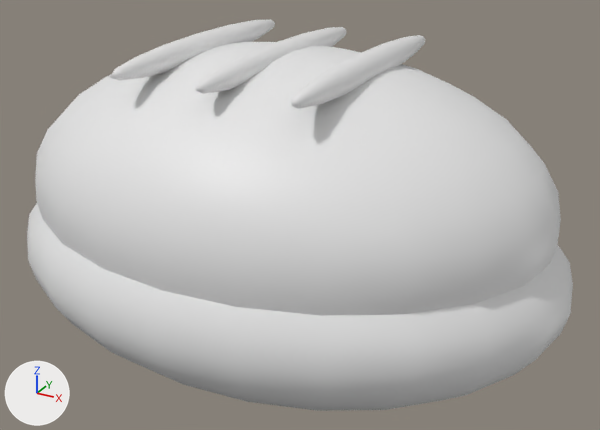
Two versions of the glTF model models/bread_burnt_unity.glb, one commit apart.
Before and after are seen from a camera (50 mm lens) standing at (0.615, -1.062, 0.77) and looking at (0.028, 0.006, 0.236). Arrows for +X, +Y and +Z are at lower left; the lights stay in place. The first picture is the older version. Where no turn or scale is listed for an object, it has been applied to the vertices.

In view in the first picture: 'Cream bun domed top', 'Cream bun lower crust', 'Cream bun score', 'Cream bun score.001', 'Cream bun score.002'.
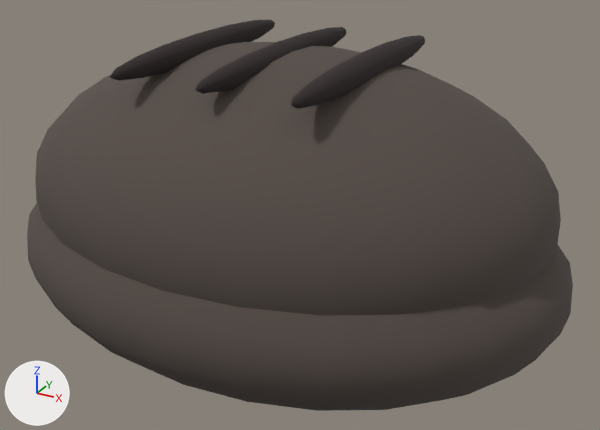
Commit message: fix(bread): update burnt bread GLB materials to real charred dark charcoal colors

Location of each change, (x1, y1, x2, y2) in pixels of the pictures (600 x 430 px):
'Cream bun domed top', recoloured (darker)
    both: (35, 42, 561, 316)
'Cream bun lower crust', recoloured (darker)
    both: (27, 203, 573, 411)
'Cream bun score.002', recoloured (white to dark grey)
    both: (291, 35, 425, 109)
'Cream bun score', recoloured (white to dark grey)
    both: (110, 20, 275, 81)
'Cream bun score.001', recoloured (white to dark grey)
    both: (195, 27, 347, 94)

What the commit changed:
Material 'Burnt Charcoal' (mat_burnt_charcoal) changes colour from white #e7e7e7 to brown #554b45; in linear values from (0.8, 0.8, 0.8) to (0.09, 0.07, 0.06).
Material 'Burnt Crust Score' (mat_burnt_crust_score) changes colour from white #e7e7e7 to dark grey #302727; in linear values from (0.8, 0.8, 0.8) to (0.03, 0.02, 0.02).
